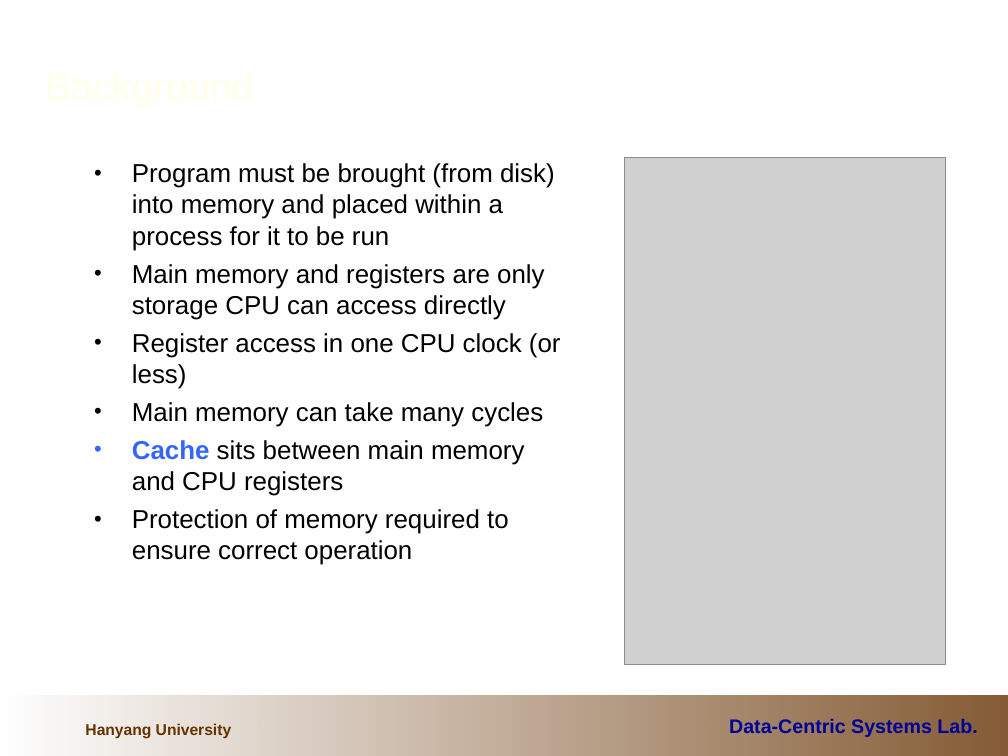
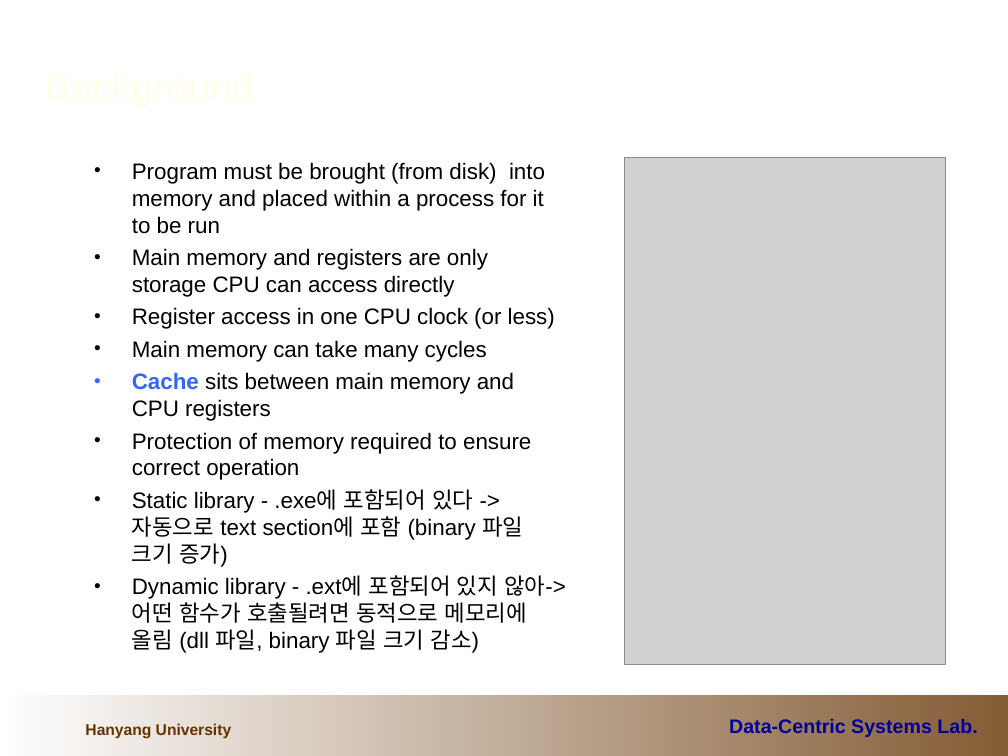
Before and after one commit to cocojk/major, a slide deck: slide 2 of os/이론/7.MemoryManagement.ppt. Drawn at 1008x756 pixels with LibreOffice and Linux fonts; fonts in the diff are those of the drawing; grey boxes stand for pictures; background and template pictures are left out. Boxes give left, top, right and bottom in pixels: in the first picture for what was removed or moved away, otherwise in the second. Text is boxed around its words. In the diff, an @@ line names an element or a change of style, - is before the commit and + after.

```diff
--- a/os/이론/7.MemoryManagement.ppt
+++ b/os/이론/7.MemoryManagement.ppt
@@ text at (132, 162, 555, 480): size 18.5 to 16 pt in "Program must be brought (from disk) into ...", "Main memory and registers are only storage ...", "Register access in one CPU clock (or ...", "Main memory can take many cycles" and 2 more places; less space between paragraphs @@
@@ text at (132, 489, 566, 653): paragraphs added @@
+• Static library - .exe에 포함되어 있다 -> 자동으로 text section에 포함 (binary 파일 크기 증가)
+• Dynamic library - .ext에 포함되어 있지 않아-> 어떤 함수가 호출될려면 동적으로 메모리에 올림 (dll 파일, binary 파일 크기 감소)
```
Also in this commit, not shown: 3 other slides changed, 1 other file.
